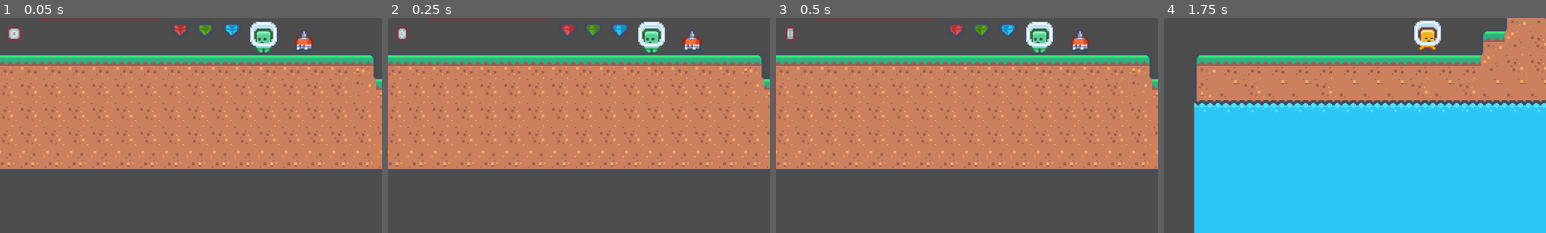
Above: before the commit, frames 1-4 (left to right).
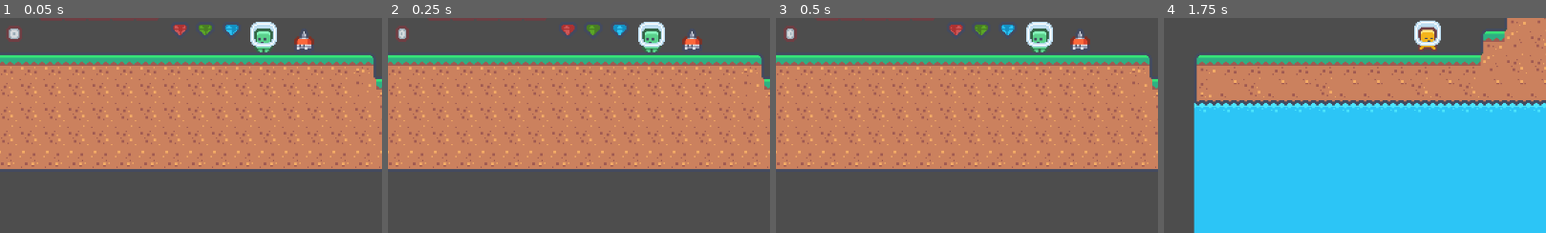
Above: after the commit, the same moments.

Repository: philipheindel/GodotPlatformer
Game: Godot game, scene res://main.tscn
The game is run twice, just before and just after one commit, with the same random seed, the same clock (stepped at 60 frames per second) and the same inputs.
Inputs:
- Up to frame 1 (0.05 s): no input
- Up to frame 2 (0.25 s): no input
- Up to frame 3 (0.5 s): no input
- Up to frame 4 (1.75 s): click "Start" at 0.5 s; tap Enter (ui_accept) at 1.25, 1.52 s; hold Right (ui_right) from 1.28 s (still down)
The pictures show only the part of the screen within x 16-66%, y 42-92%; the shares and areas given below are measured in that part.

The runs differ from the first frame. In frame 1, less than 0.1% of the frame differs, in the area x 59-62%, y 3-7%; in frame 2, less than 0.1%; in frame 3, less than 0.1%, in the area x 2-62%, y 3-10%; in frame 4, nothing differs.

Commit message:
More updates to coins and gems

Diff:
--- a/entities/coin_block/coin_block.gd
+++ b/entities/coin_block/coin_block.gd
@@ -1,6 +1,7 @@
 extends StaticBody2D
 
 
+@export_enum("Bronze", "Silver", "Gold", "Platinum") var coin_type: String = "Bronze"
 @export var popped: bool = false
 @export var coin_pop_offset: int = 20
 
@@ -24,6 +25,7 @@
 		if pop_frames == max_pop_frames:
 			$AnimatedSprite2D.animation = "popped"
 			var new_coin: AnimatedSprite2D = load("res://items/coin/coin.tscn").instantiate()
+			new_coin.coin_type = coin_type.to_lower()
 			new_coin.position = Vector2(position.x, position.y - coin_pop_offset)
 			get_tree().get_root().call_deferred("add_child", new_coin)
 			pop_direction = pop_direction * pop_direction
--- a/entities/player/player.gd
+++ b/entities/player/player.gd
@@ -82,7 +82,7 @@
 			pass
 
 
-func add_coin():
+func add_coin() -> void:
 	coin_count += 1
 
 
--- a/items/coin/coin.tscn
+++ b/items/coin/coin.tscn
@@ -85,7 +85,7 @@
 }],
 "loop": true,
 "name": &"bronze",
-"speed": 6.0
+"speed": 7.0
 }, {
 "frames": [{
 "duration": 1.0,
@@ -119,7 +119,7 @@
 }],
 "loop": true,
 "name": &"platinum",
-"speed": 5.0
+"speed": 4.0
 }, {
 "frames": [{
 "duration": 1.0,
@@ -136,7 +136,7 @@
 }],
 "loop": true,
 "name": &"silver",
-"speed": 5.0
+"speed": 6.0
 }]
 
 [sub_resource type="CircleShape2D" id="CircleShape2D_vyf4o"]
@@ -145,7 +145,7 @@
 [node name="Coin" type="AnimatedSprite2D"]
 sprite_frames = SubResource("SpriteFrames_aix7a")
 animation = &"bronze"
-frame_progress = 0.587261
+frame_progress = 0.350847
 script = ExtResource("2_vr5gi")
 
 [node name="Area2D" type="Area2D" parent="."]
--- a/items/gem/gem.gd
+++ b/items/gem/gem.gd
@@ -2,6 +2,9 @@
 
 
 @export_enum("Red", "Green", "Blue") var coin_type: String = "Blue"
+
+
+var collected: bool = false
 
 
 func _ready():
@@ -12,3 +15,11 @@
 # Called every frame. 'delta' is the elapsed time since the previous frame.
 func _process(delta):
 	pass
+
+
+func _on_area_2d_body_entered(body):
+	if body.name == "Player":
+		collected = true
+		#$AudioStreamPlayer.play()
+		body.add_coin()
+		visible = false
--- a/items/gem/gem.tscn
+++ b/items/gem/gem.tscn
@@ -170,10 +170,13 @@
 
 [node name="Gem" type="AnimatedSprite2D"]
 sprite_frames = SubResource("SpriteFrames_vlx2j")
-animation = &"red"
+animation = &"blue"
+frame_progress = 0.978564
 script = ExtResource("2_wyt2y")
 
 [node name="Area2D" type="Area2D" parent="."]
 
 [node name="CollisionPolygon2D" type="CollisionPolygon2D" parent="Area2D"]
 polygon = PackedVector2Array(-5, -4, 5, -4, 5, 1, 0, 6, -5, 1)
+
+[connection signal="body_entered" from="Area2D" to="." method="_on_area_2d_body_entered"]
--- a/main.tscn
+++ b/main.tscn
@@ -20,12 +20,15 @@
 
 [node name="Coin_Block" parent="." instance=ExtResource("3_xiees")]
 position = Vector2(511, -33)
+coin_type = "Platinum"
 
 [node name="Coin_Block2" parent="." instance=ExtResource("3_xiees")]
 position = Vector2(493, -33)
+coin_type = "Gold"
 
 [node name="Coin_Block3" parent="." instance=ExtResource("3_xiees")]
 position = Vector2(475, -33)
+coin_type = "Silver"
 
 [node name="Coin_Block4" parent="." instance=ExtResource("3_xiees")]
 position = Vector2(457, -33)
@@ -52,14 +55,11 @@
 
 [node name="Gem" parent="." instance=ExtResource("7_efooy")]
 position = Vector2(536, -17)
-animation = &"red"
-frame_progress = 0.0
 coin_type = "Red"
 
 [node name="Gem2" parent="." instance=ExtResource("7_efooy")]
 position = Vector2(555, -17)
 animation = &"green"
-frame_progress = 0.0
 coin_type = "Green"
 
 [node name="Gem3" parent="." instance=ExtResource("7_efooy")]
